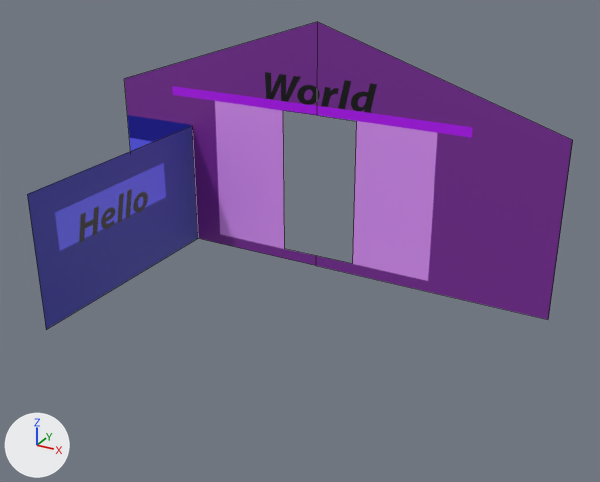
The FBX model Modeling/FuseUV-LowPoly.fbx, before and after one commit.
One viewpoint serves both versions: a 50 mm lens placed at (8.37, -15.93, 8.58), pointed at (1.33, -3.13, 2.18). The lights are fixed; the arrows at lower left show +X, +Y and +Z. Mesh edges are drawn as thin lines. Where no turn or scale is listed for an object, it has been applied to the vertices.

In view in the first picture: 'FuseUV'.
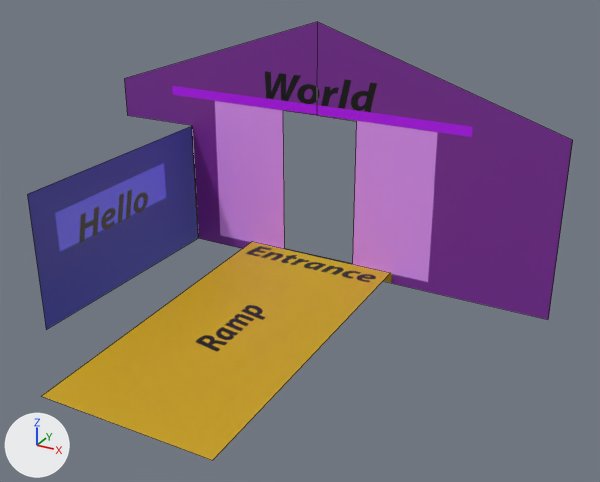
Where the newer file only moved an object's origin or applied its transform, the numbers keep the older frame.

Changed parts and their boxes [x1, y1, x2, y2] in the pictures (600 x 482 px):
'FuseUV', surface changed, reshaped (43% taller): before [27, 22, 573, 329]; after [27, 22, 573, 460]
part 1 of me_mesh, built on: before [124, 22, 317, 266]; after [42, 22, 390, 460]
part 2 of me_mesh, surface changed: [53, 77, 474, 285] in both

Patch to the scene script:
```diff
--- a/Modeling/FuseUV-LowPoly.fbx.py
+++ b/Modeling/FuseUV-LowPoly.fbx.py
@@ img_fuse_uvtemplate_png @@
+img_fuse_uvtemplate_png = load_image('Fuse_UVTemplate.png', 'Fuse_UVTemplate.png', 1920, 1920, 'sRGB')
@@ mat_lambert3 @@
 mat_lambert3 = principled_material('lambert3')
-mat_lambert3.texture = img_fusebox_uvtext_png
+mat_lambert3.texture = img_fuse_uvtemplate_png
@@ me_mesh @@
 # used by ob_fuseuv; location = (0.0, 0.11, 0.0)
 # verts and faces of me_mesh; kept vertices keep their numbers, new ones are numbered from 16
 # before: 4 (0.0, 0.0, 0.0) at pixel (316, 265), 7 (-0.02, 0.0, 5.73) at pixel (317, 21), 8 (-0.02, 0.0, 3.69) at pixel (316, 115), 11 (0.0, 0.0, 0.26) at pixel (316, 255), 12 (-5.47, 0.0, -0.01)
 # before: 13 (-0.88, 0.0, 0.25) at pixel (284, 248), 14 (-0.88, 0.0, 3.69) at pixel (283, 110), 15 (-5.46, 0.0, 3.93) at pixel (124, 78)
-me_mesh.from_pydata(...)  # 16 vertices, 3 faces; spans x -5.47..5.53, y -5.4..0.0, z -0.01..5.73
+me_mesh.from_pydata(...)  # 22 vertices, 4 faces; spans x -5.46..5.53, y -7.23..0.0, z -0.01..5.73
+# me_mesh part 1
+delete_vertices([12])  # with the faces that use them
+verts[16] = (-1.79, -7.23, 0.0)  # pixel (41, 396)
+verts[17] = (1.93, -7.23, -0.01)  # pixel (212, 460)
+verts[18] = (-1.79, -0.01, 0.26)  # pixel (252, 241)
+verts[19] = (1.93, -0.01, 0.26)  # pixel (390, 272)
+verts[20] = (-5.46, 0.0, 2.99)  # pixel (127, 115)
+verts[21] = (-3.44, 0.0, -0.01)  # pixel (198, 238)
+verts[22] = (-3.46, 0.0, 3.0)  # pixel (191, 125)
+faces += [(16, 17, 19, 18), (4, 11, 13, 14, 8, 7, 15, 20, 22, 21)]
+# me_mesh part 2: 2 kept faces spanning x -3.45..5.53, y -5.4..0.0, z 0.0..5.73 get new texture (UV) coordinates
 me_mesh.materials.append(mat_lambert3)
```
